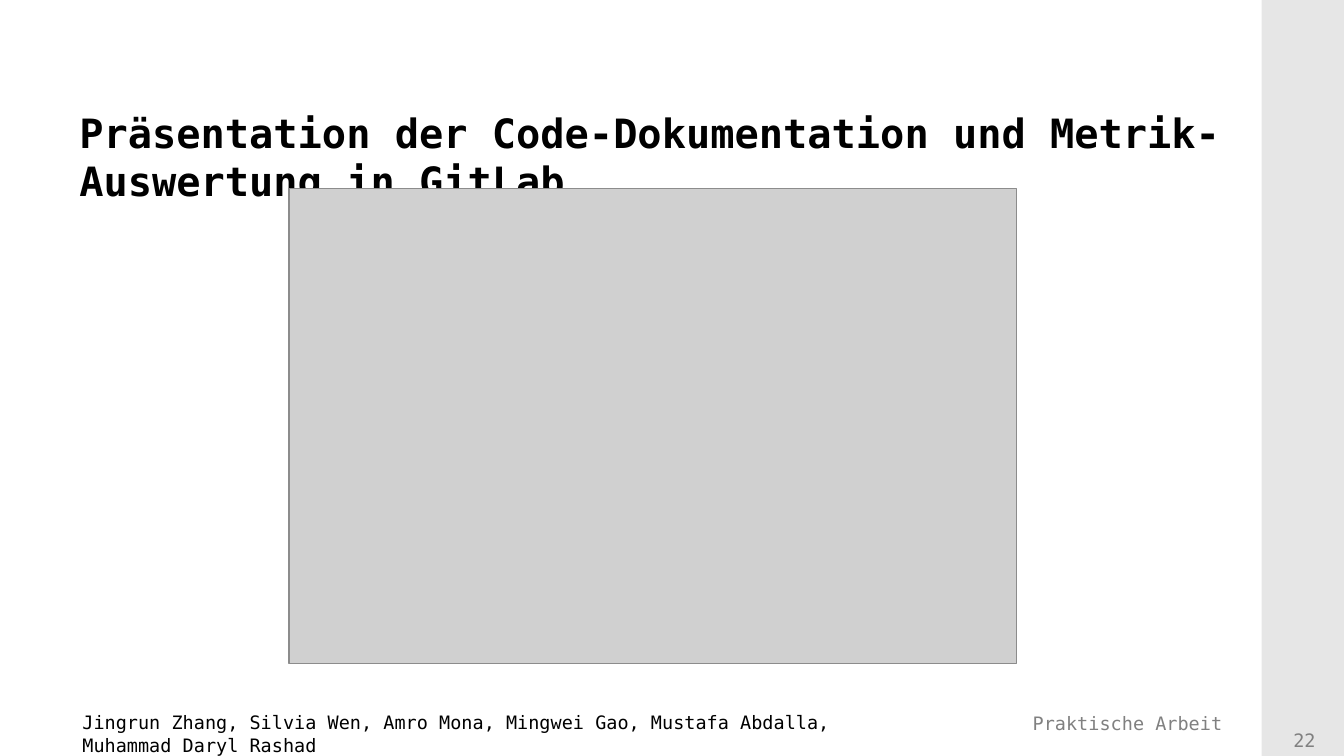
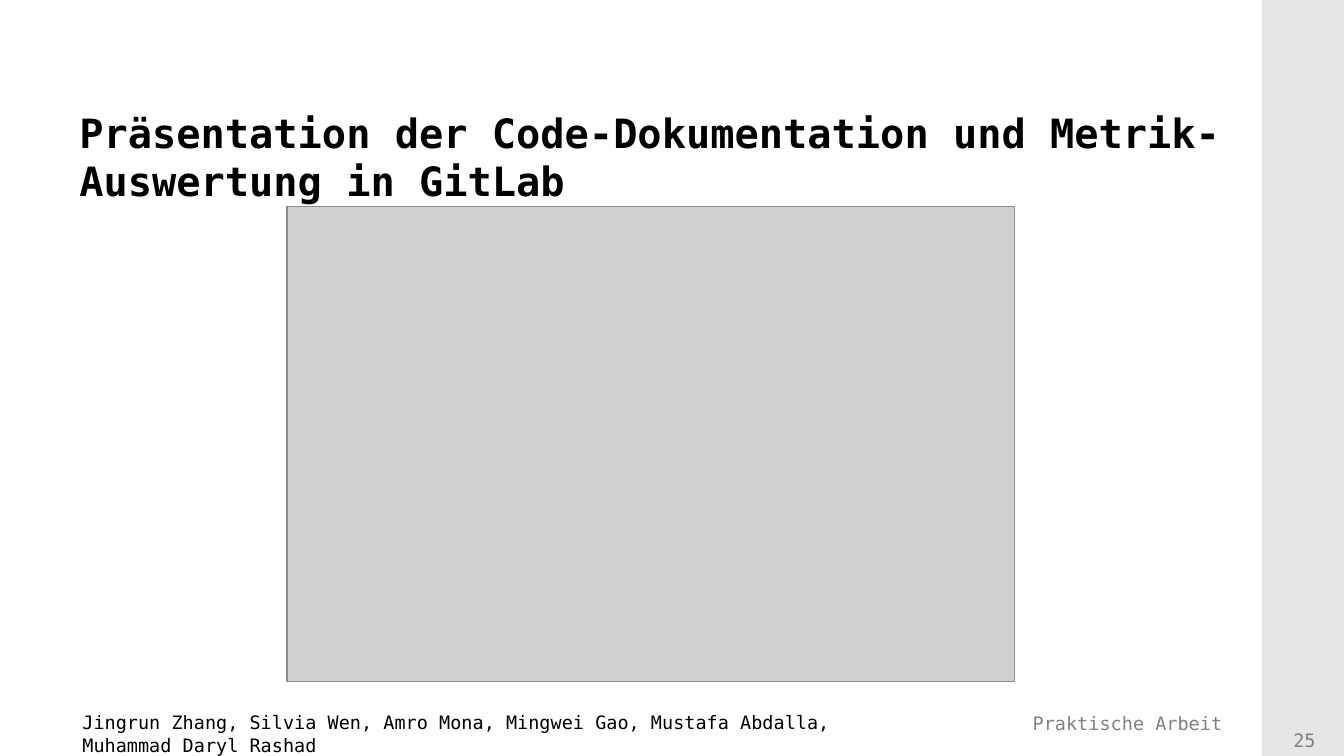
Before and after one commit to Mufasaxi/SimpleBank, a slide deck: slide 25 of prototype/Praesentation_Vorlage_OOP_2023_2_OOP.pptx (slide 22 before the commit). Drawn at 1344x756 pixels with LibreOffice and Linux fonts; fonts in the diff are those of the drawing; grey boxes stand for pictures; background and template pictures are left out. Boxes give left, top, right and bottom in pixels: in the first picture for what was removed or moved away, otherwise in the second. Text is boxed around its words. In the diff, an @@ line names an element or a change of style, - is before the commit and + after.

```diff
--- a/prototype/Praesentation_Vorlage_OOP_2023_2_OOP.pptx
+++ b/prototype/Praesentation_Vorlage_OOP_2023_2_OOP.pptx
@@ picture: place and size @@
-picture at box(289, 189, 1016, 664)
+picture at box(287, 207, 1014, 682)
@@ page number at box(1293, 733, 1315, 747): text changed @@
-22
+25
```
Also in this commit, not shown: 2 other slides changed, 3 slides added.
